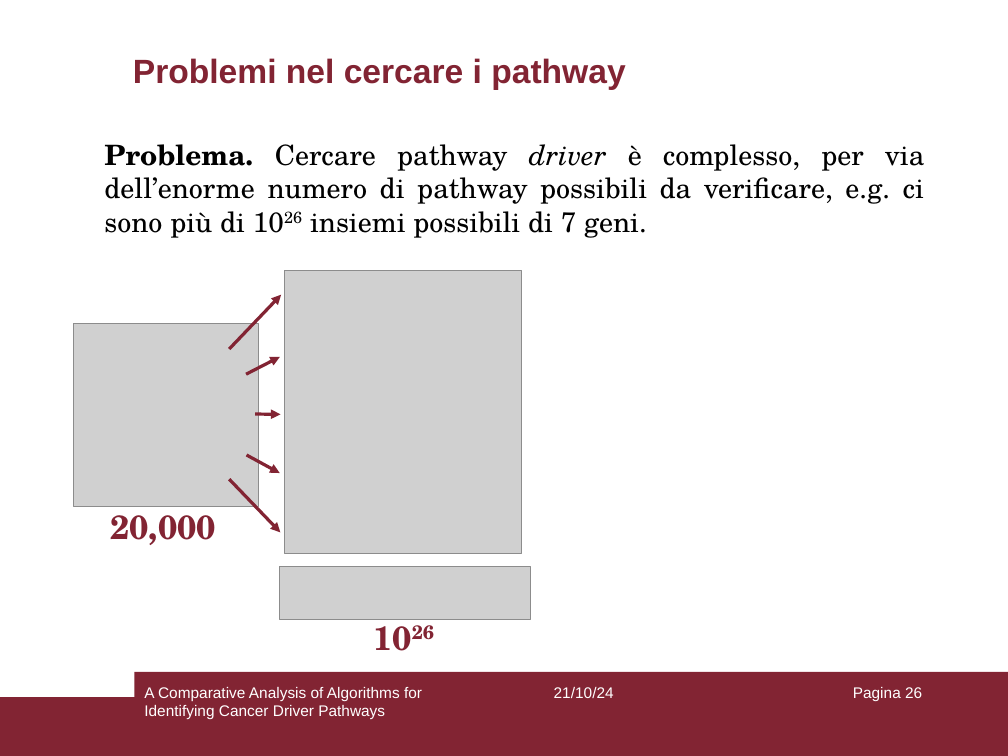
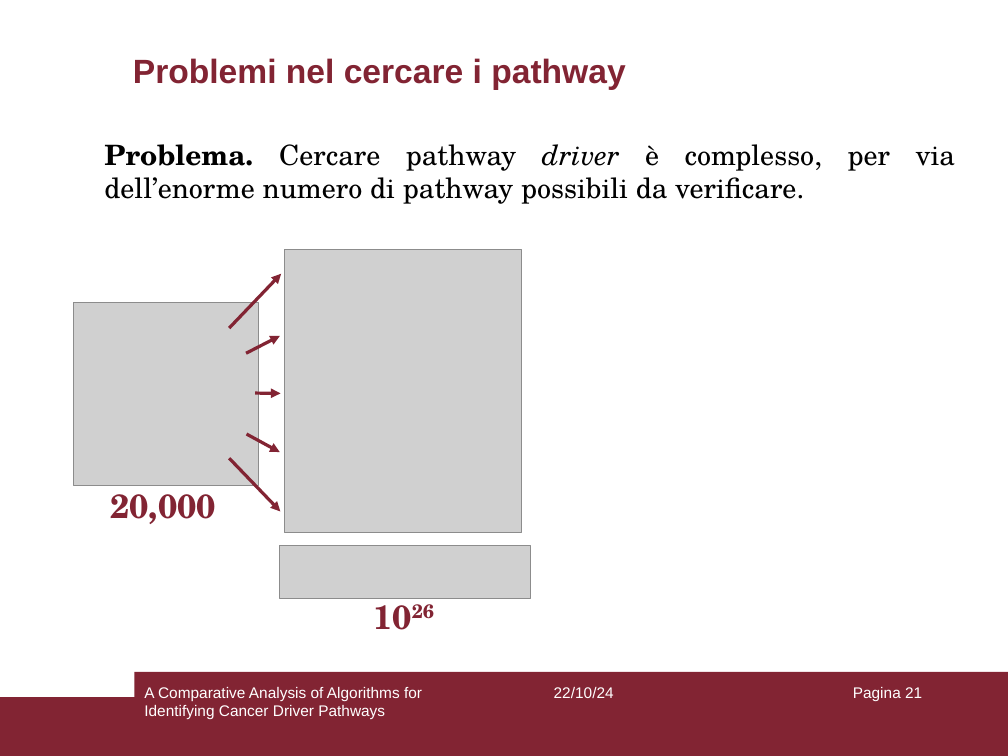
Before and after one commit to aflaag/bsc-thesis, a slide deck: slide 21 of presentation/slides.odp (slide 26 before the commit). Drawn at 1008x756 pixels with LibreOffice and Linux fonts; fonts in the diff are those of the drawing; grey boxes stand for pictures. Boxes give left, top, right and bottom in pixels: in the first picture for what was removed or moved away, otherwise in the second. Text is boxed around its words. In the diff, an @@ line names an element or a change of style, - is before the commit and + after.

```diff
--- a/presentation/slides.odp
+++ b/presentation/slides.odp
@@ text at (104, 144, 955, 204): text changed @@
-Problema. Cercare pathway driver è complesso, per via dell’enorme numero di pathway possibili da verificare, e.g. ci sono più di 1026 insiemi possibili di 7 geni.
+Problema. Cercare pathway driver è complesso, per via dell’enorme numero di pathway possibili da verificare.
@@ 5 arrows, 3 pictures, 3 titles: place and size @@
-5 arrows, 3 pictures, 3 titles at (74, 270, 530, 667)
+5 arrows, 3 pictures, 3 titles at (74, 249, 530, 646)
@@ text at (554, 687, 614, 698): text changed @@
-21/10/24
+22/10/24
@@ page number at (853, 687, 922, 701): text changed @@
-Pagina 26
+Pagina 21
```
Also in this commit, not shown: 64 other slides changed, 1 slide added, 11 slides removed, 9 other files.
